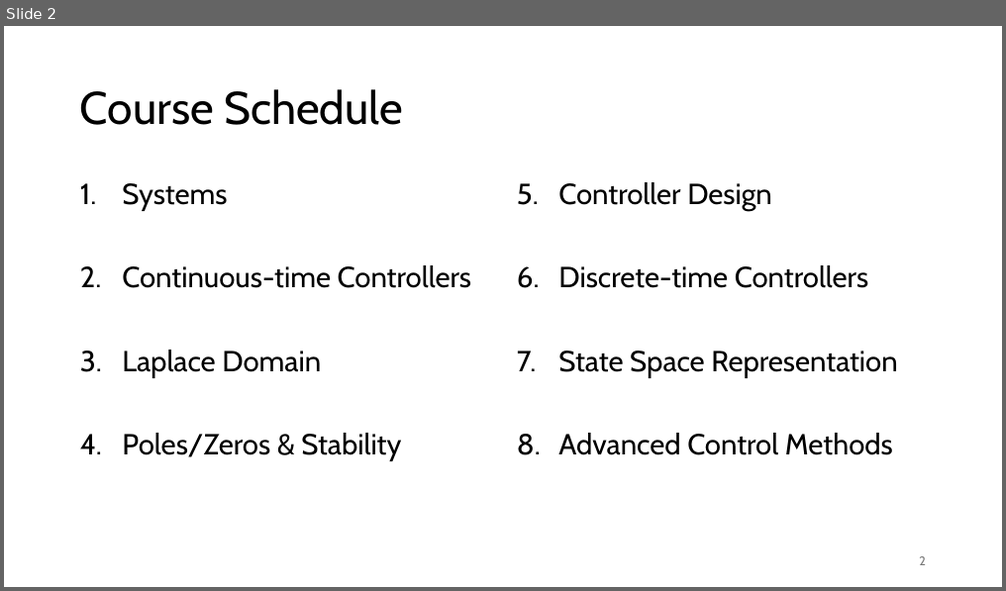
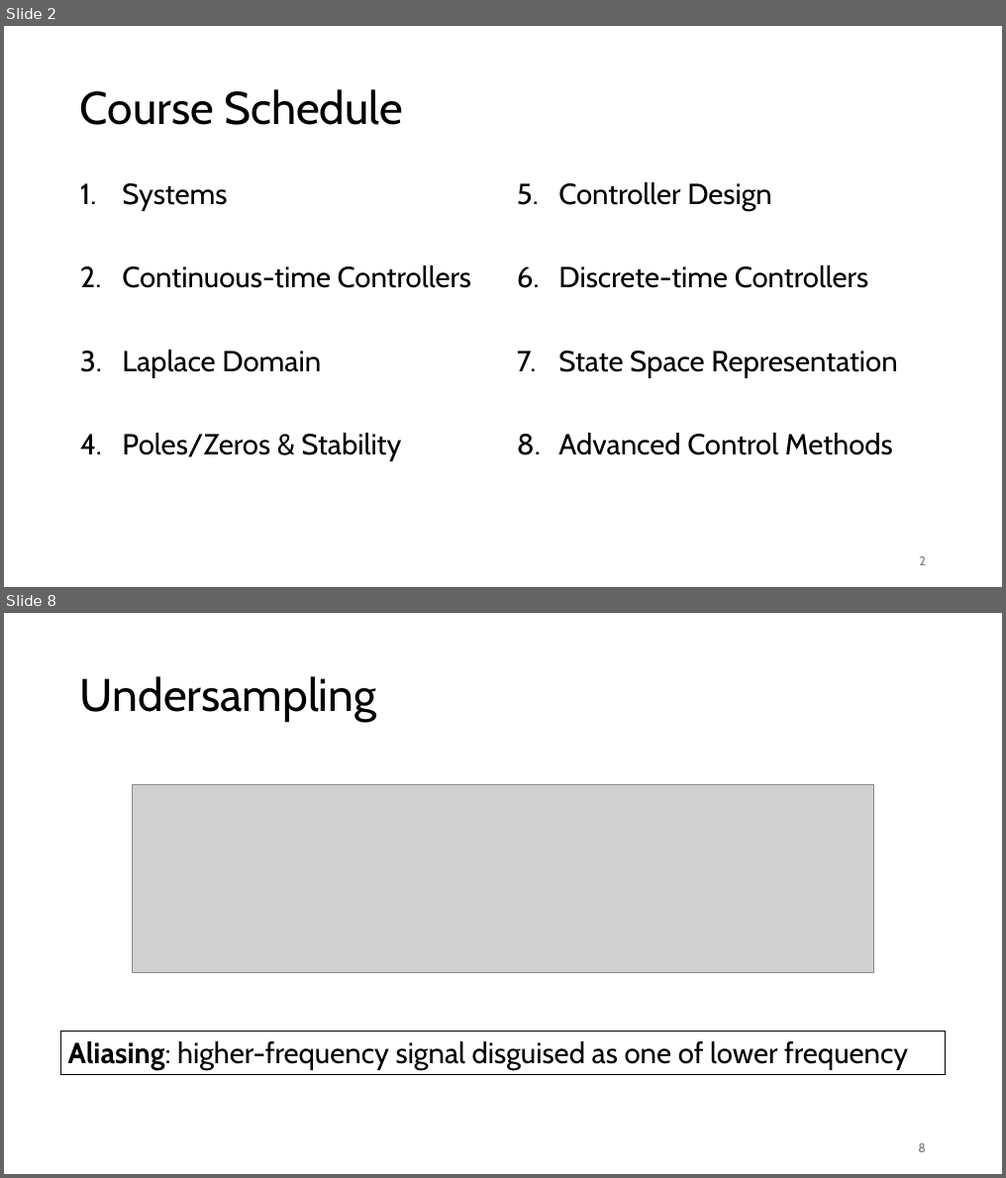
Before and after one commit to FelixWick/control_engineering, a slide deck: slides/6_discrete_controllers.pptx. Shown one above the other, each under a label of ours: slide 2 before the commit, slides 2 and 8 after it; the slides between them are not shown. The pictures are 1006x591 and 1006x1178 pixels, drawn with LibreOffice and Linux fonts; fonts in the diff are those of the drawing; grey boxes stand for pictures. Boxes give left, top, right and bottom in pixels: in the first picture for what was removed or moved away, otherwise in the second. Text is boxed around its words. In the diff, an @@ line names an element or a change of style, - is before the commit and + after.

```diff
--- a/slides/6_discrete_controllers.pptx
+++ b/slides/6_discrete_controllers.pptx
@@ slide 8 added at <box>4,613,1002,1174</box>, background #FFFFFF @@
@@ title added at <box>80,676,377,722</box>, 44 pt, text #000000 @@
+Undersampling
@@ picture added at <box>132,784,874,973</box> @@
@@ rectangle added at <box>60,1032,945,1074</box>, outline #000000 0.75 pt, 28 pt, text #000000 @@
+Aliasing: higher-frequency signal disguised as one of lower frequency
@@ page number added at <box>918,1144,926,1153</box>, 12 pt, text #797979 @@
+8
```
Also in this commit, not shown: 5 slides changed, 15 other slides added, 1 slide removed.
